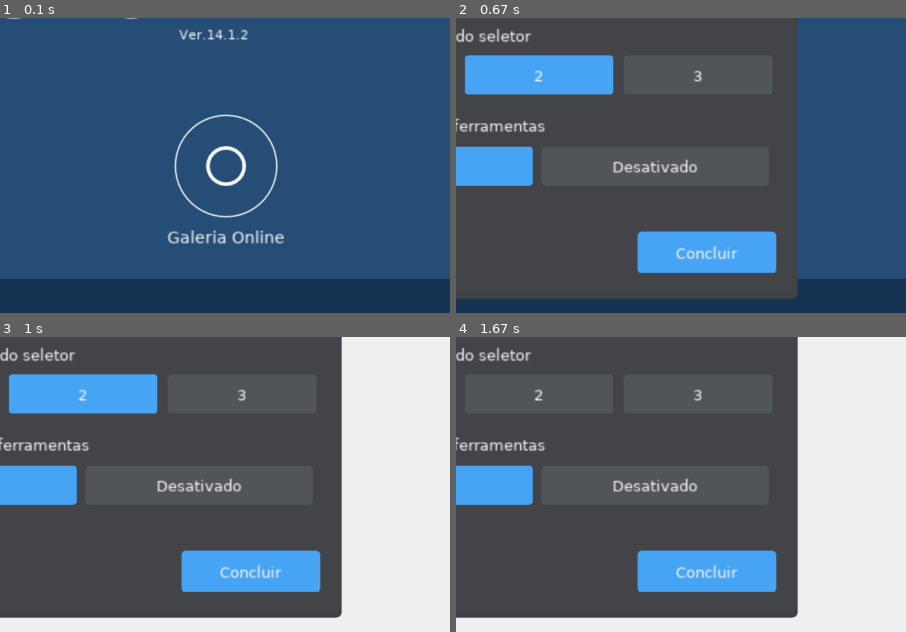
Above: before the commit, frames 1-4 (two rows, left to right).
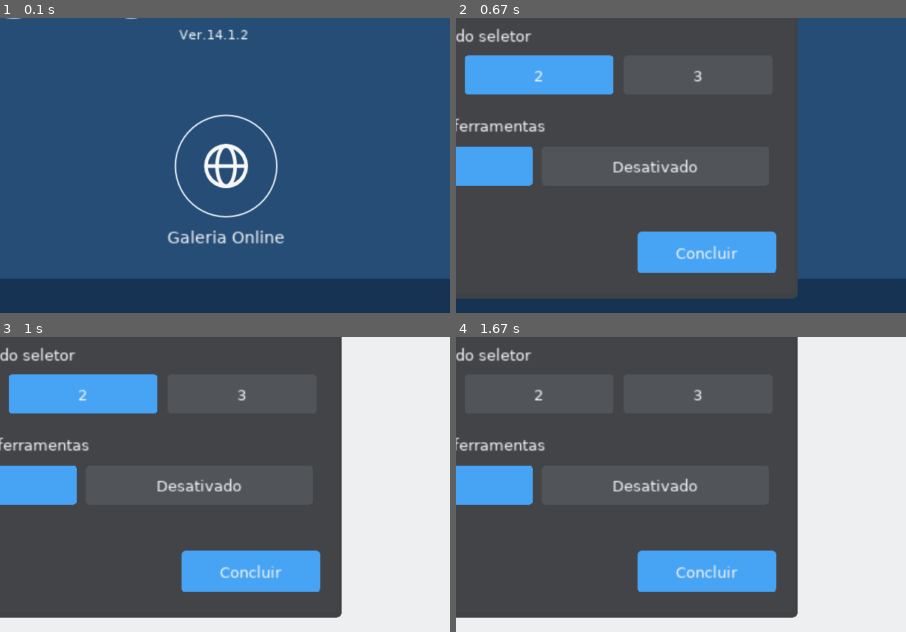
Above: after the commit, the same moments.

Repository: SrTristeSad/Ibis-Lua
Game: LÖVE game, started from main.lua
Two runs of this game, one before a commit and one after it. Both use one fixed random seed, a clock stepped at 60 frames per second and the inputs below.
Inputs (mouse positions are % of the whole screen's width and height, from its top left):
- Up to frame 1 (0.1 s): no input
- Up to frame 2 (0.67 s): click (97, 4) at 0.38 s
- Up to frame 3 (1 s): tap Enter at 0.67 s
- Up to frame 4 (1.67 s): press the mouse at (32, 47) at 1.03 s; move the mouse to (31, 41) at 1.13 s; release the mouse at (29, 34) at 1.27 s; press the mouse at (50, 31) at 1.37 s; move the mouse to (68, 37) at 1.47 s; release the mouse at (86, 42) at 1.6 s
The pictures show only the part of the screen within x 41-91%, y 38-88%; the shares and areas given below are measured in that part.

The runs differ from the first frame. In frame 1, 0.8% of the frame differs, in the area x 45-56%, y 42-58%; in frame 2, nothing differs; in frame 3, nothing differs; in frame 4, nothing differs.

Commit message:
ui: desenhar globo vetorial para o atalho da galeria online

Diff:
--- a/src/icons.lua
+++ b/src/icons.lua
@@ -101,6 +101,12 @@
     for i=0,7 do local a=i*math.pi/4
       line(math.cos(a)*8,math.sin(a)*8,math.cos(a)*11,math.sin(a)*11)
     end
+  elseif id=='globe' then
+    cir('line',0,0,10)
+    g.ellipse('line',0,0,4.5,10,28)
+    line(-10,0,10,0)
+    g.arc('line','open',0,0,10,math.pi*.18,math.pi*.82,20)
+    g.arc('line','open',0,0,10,math.pi*1.18,math.pi*1.82,20)
   elseif id=='folder' then
     poly('line',-10,-5,-2,-5,1,-2,10,-2,10,8,-10,8)
   else cir('line',0,0,9) end
